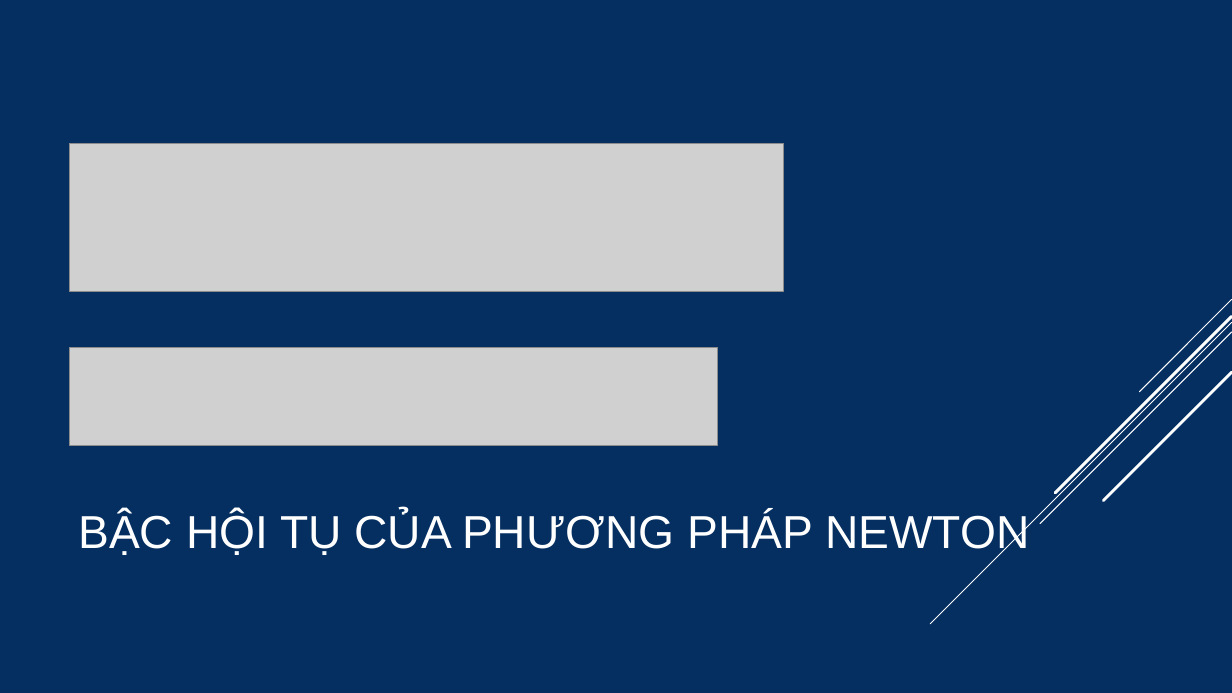
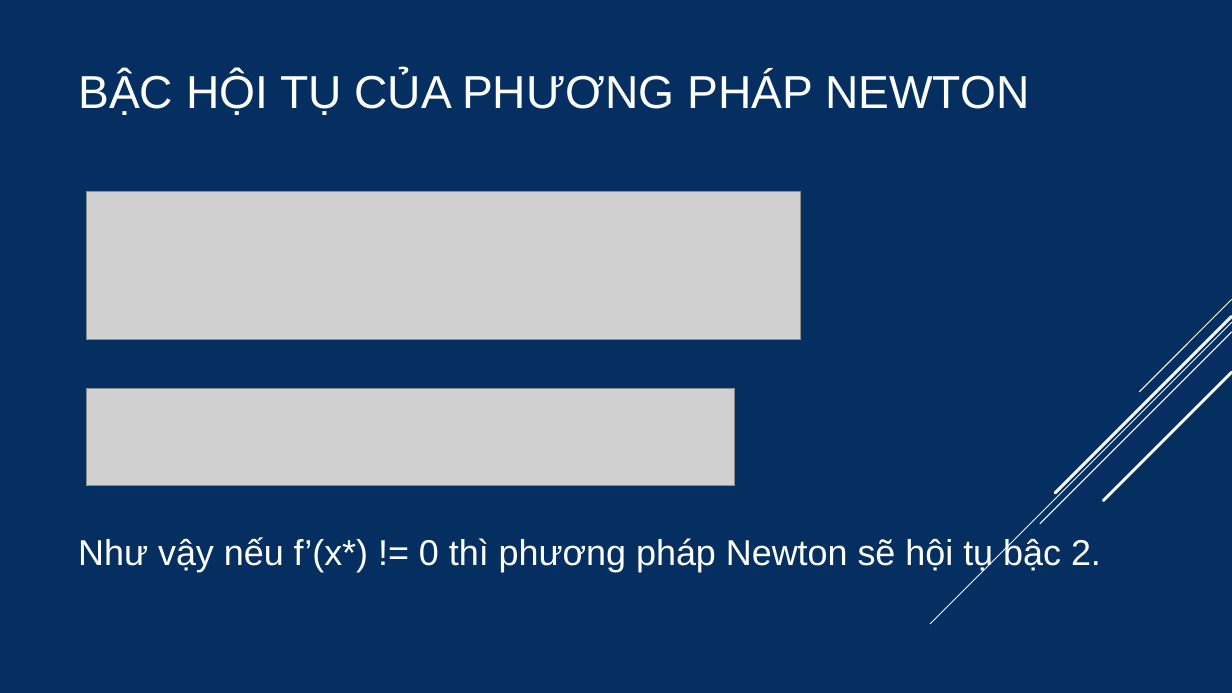
Before and after one commit to phiha-hus/Teaching-VNU, a slide deck: slide 10 of MAT2034_MAT2404_GTS_HK1_Python/GTS_Chương_3_Root_finding.pptx. Drawn at 1232x693 pixels with LibreOffice and Linux fonts; fonts in the diff are those of the drawing; grey boxes stand for pictures. Boxes give left, top, right and bottom in pixels: in the first picture for what was removed or moved away, otherwise in the second. Text is boxed around its words. In the diff, an @@ line names an element or a change of style, - is before the commit and + after.

```diff
--- a/MAT2034_MAT2404_GTS_HK1_Python/GTS_Chương_3_Root_finding.pptx
+++ b/MAT2034_MAT2404_GTS_HK1_Python/GTS_Chương_3_Root_finding.pptx
@@ title "BẬC HỘI TỤ CỦA PHƯƠNG ...": place and size @@
-title "BẬC HỘI TỤ CỦA PHƯƠNG ..." at box(78, 511, 1029, 557)
+title "BẬC HỘI TỤ CỦA PHƯƠNG ..." at box(78, 72, 1029, 115)
@@ picture: place and size @@
-picture at box(69, 143, 784, 291)
+picture at box(86, 191, 800, 339)
@@ picture: place and size @@
-picture at box(69, 348, 718, 445)
+picture at box(86, 388, 735, 485)
@@ text added at box(78, 537, 1101, 572), 28 pt, text #FFFFFF @@
+Như vậy nếu f’(x*) != 0 thì phương pháp Newton sẽ hội tụ bậc 2.
```
Also in this commit, not shown: 2 other slides changed, 6 slides added, 1 slide removed, 5 other files.
